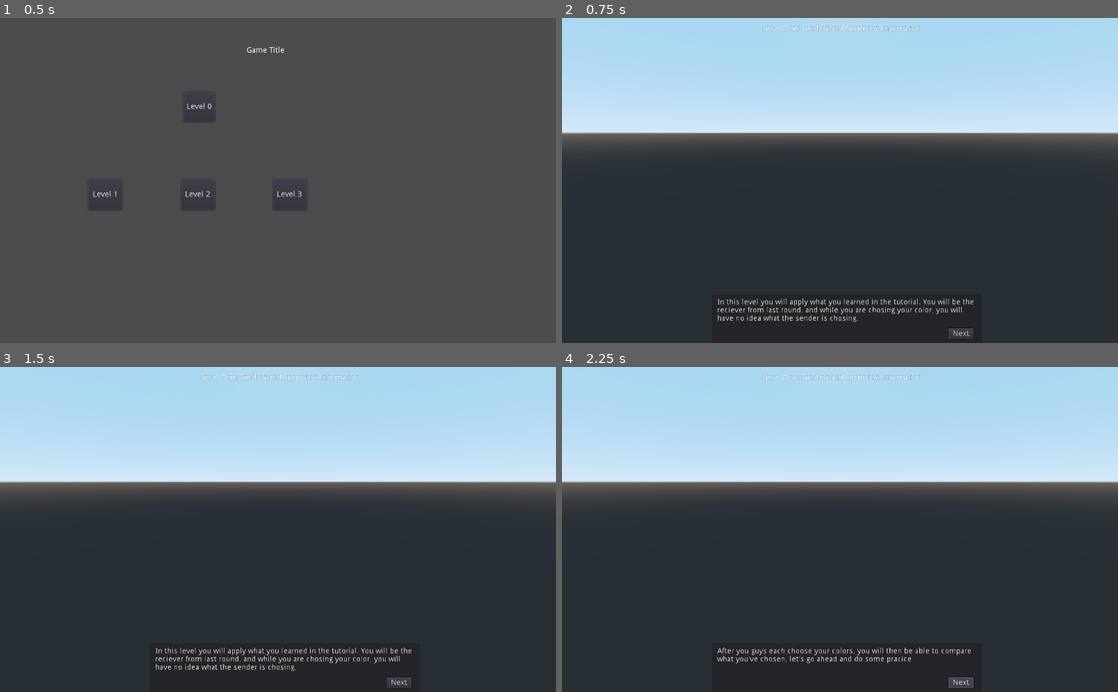
Above: before the commit, frames 1-4 (two rows, left to right).
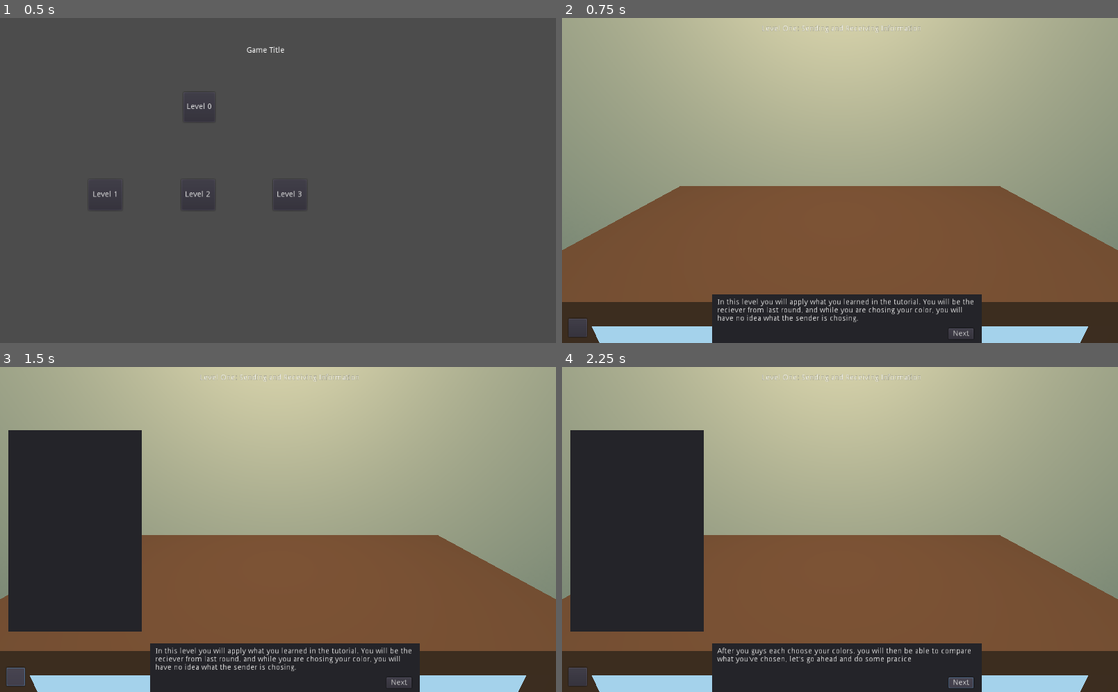
Above: after the commit, the same moments.

Repository: Clockwork-Rat/BB84_Godot
Game: Godot game, scene res://main_menu/main_menu.tscn
The game is run twice, just before and just after one commit, with the same random seed, the same clock (stepped at 60 frames per second) and the same inputs.
Inputs (mouse positions are in pixels of both pictures, inside the frame that each line leads up to):
- Up to frame 1 (0.5 s): no input
- Up to frame 2 (0.75 s): click "Level 1" at 0.5 s
- Up to frame 3 (1.5 s): click (16, 675) at 1.27 s
- Up to frame 4 (2.25 s): click "Next" at 2 s

Frame 1 is identical in both runs. In frame 2, 88% of the frame differs, in the area x 0-100%, y 0-100%; in frame 3, 79%; in frame 4, 78%.
Error after the commit: Invalid call to function 'open' in base '_File'. Expected 2 arguments. (res://main_menu/main_menu.gd:19)

Commit message:
update level one

Diff:
--- a/lvl_0/familiarize_panel.gd
+++ b/lvl_0/familiarize_panel.gd
@@ -7,6 +7,8 @@
 onready var rec_blue = $rec_blue
 onready var rec_green = $rec_green
 onready var result = $result
+
+onready var notebook_panel_text = $"./../notebook_panel/notebook_text"
 
 enum COLOR_STATE {
 	BLUE,
@@ -33,16 +35,41 @@
 		send_number_selected = false
 		rec_color_selected = false
 
+		var temp = 0
+		var run_string = ""
+
+		if send_color_state == COLOR_STATE.BLUE:
+			run_string += "blue "
+		else:
+			run_string += "green "
+
+		if send_number_state == NUMBER_STATE.ZERO:
+			run_string += "0 "
+		else:
+			run_string += "1 "
+
+		if rec_color_state == COLOR_STATE.BLUE:
+			run_string += "blue "
+		else:
+			run_string += "green "
+
+
 		randomize()
 		if send_color_state == rec_color_state:
 			if send_number_state == NUMBER_STATE.ZERO:
 				result.text = "0"
+				run_string += "0 "
 			else:
 				result.text = "1"
+				run_string += "1 "
 		else:
-			var temp = rand_range(0, 2)
+			temp = rand_range(0, 2)
 			temp = floor(temp)
 			result.text = String(temp)
+			run_string += String(temp)
+
+		run_string += "\n"
+		notebook_panel_text.text += run_string
 
 func _on_send_blue_pressed():
 	send_blue.disabled = true
--- a/lvl_0/scene_assets/ui_lvl_0.gd
+++ b/lvl_0/scene_assets/ui_lvl_0.gd
@@ -4,9 +4,12 @@
 onready var first_panel = $familiarize_panel
 onready var quiz_panel = $quiz_panel
 onready var prompt_text = $"prompt_panel/main_text"
+onready var notebook_panel = $notebook_panel
 
 var filepath = "res://lvl_0/scene_assets/tutorial_text.json"
 var json : JSONParseResult
+
+var nb_panel_active = false
 
 enum panel_state {
 	INTRO_STATE,
@@ -24,6 +27,7 @@
 	first_panel.hide()
 	quiz_panel.hide()
 	prompt_text.text = json.result["0"]
+	notebook_panel.hide()
 
 func _on_next_button_pressed():
 	if current_state == panel_state.INTRO_STATE:
@@ -45,3 +49,12 @@
 	prompt_text.text = json.result["3"]
 	quiz_panel.hide()
 	current_state = panel_state.END_STATE
+
+
+func _on_notebook_btn_pressed():
+	if nb_panel_active:
+		notebook_panel.hide()
+		nb_panel_active = false
+	else:
+		notebook_panel.show()
+		nb_panel_active = true
--- a/lvl_0/ui_lvl_0.tscn
+++ b/lvl_0/ui_lvl_0.tscn
@@ -215,6 +215,35 @@
 margin_right = 0.0879822
 margin_bottom = -0.0139999
 text = "0/1"
+
+[node name="notebook_panel" type="Panel" parent="."]
+anchor_left = 0.015
+anchor_top = 0.195
+anchor_right = 0.255
+anchor_bottom = 0.815
+margin_left = -0.360001
+margin_right = -17.12
+margin_bottom = -2.00003
+
+[node name="notebook_text" type="RichTextLabel" parent="notebook_panel"]
+anchor_left = 0.024
+anchor_top = 0.016
+anchor_right = 0.972
+anchor_bottom = 0.978
+margin_left = 0.0959997
+margin_top = 0.0479999
+margin_right = -0.112015
+margin_bottom = 0.18399
+
+[node name="notebook_btn" type="Button" parent="."]
+anchor_left = 0.013
+anchor_top = 0.923
+anchor_right = 0.047
+anchor_bottom = 0.982
+margin_left = -0.312
+margin_top = 0.199951
+margin_right = -0.128002
+margin_bottom = -0.200012
 
 [connection signal="pressed" from="prompt_panel/next_button" to="." method="_on_next_button_pressed"]
 [connection signal="pressed" from="familiarize_panel/send_blue" to="familiarize_panel" method="_on_send_blue_pressed"]
@@ -228,3 +257,4 @@
 [connection signal="pressed" from="quiz_panel/zero_btn" to="quiz_panel" method="_on_zero_btn_pressed"]
 [connection signal="pressed" from="quiz_panel/one_btn" to="quiz_panel" method="_on_one_btn_pressed"]
 [connection signal="pressed" from="quiz_panel/question_btn" to="quiz_panel" method="_on_question_btn_pressed"]
+[connection signal="pressed" from="notebook_btn" to="." method="_on_notebook_btn_pressed"]
--- a/lvl_1/lvl_1.tscn
+++ b/lvl_1/lvl_1.tscn
@@ -1,10 +1,69 @@
-[gd_scene load_steps=2 format=2]
+[gd_scene load_steps=8 format=2]
 
 [ext_resource path="res://lvl_1/lvl_1_ui.tscn" type="PackedScene" id=1]
+[ext_resource path="res://lvl_0/scene_assets/desk_mat.tres" type="Material" id=2]
+[ext_resource path="res://lvl_0/scene_assets/wall_material.tres" type="Material" id=3]
+
+[sub_resource type="CubeMesh" id=1]
+
+[sub_resource type="CubeMesh" id=2]
+
+[sub_resource type="CubeMesh" id=3]
+
+[sub_resource type="CubeMesh" id=4]
 
 [node name="Spatial" type="Spatial"]
 
 [node name="Camera" type="Camera" parent="."]
-transform = Transform( 1, 0, 0, 0, 0.979561, 0.201146, 0, -0.201146, 0.979561, 0, 3.10511, 0.377406 )
+transform = Transform( 1, 0, 0, 0, 0.943985, 0.329987, 0, -0.329987, 0.943985, 0, 2.03755, -1.90594 )
 
 [node name="Control" parent="." instance=ExtResource( 1 )]
+
+[node name="desk" type="Spatial" parent="."]
+transform = Transform( 1, 0, 0, 0, 1, 0, 0, 0, 1, 0, -0.624744, 0 )
+
+[node name="desktop" type="MeshInstance" parent="desk"]
+transform = Transform( 1.433, 0, 0, 0, 0.064, 0, 0, 0, 0.63, 0, 1.86316, -3.22511 )
+mesh = SubResource( 1 )
+skeleton = NodePath("../..")
+material/0 = ExtResource( 2 )
+
+[node name="desk_leg_1" type="MeshInstance" parent="desk/desktop"]
+transform = Transform( 0.031, 0, 0, 0, 8.02801, 0, 0, 0, 0.0610001, -0.875412, -9.18991, 0.832267 )
+mesh = SubResource( 2 )
+skeleton = NodePath("../..")
+material/0 = ExtResource( 2 )
+
+[node name="desk_leg_2" type="MeshInstance" parent="desk/desktop"]
+transform = Transform( 0.031, 0, 0, 0, 8.02801, 0, 0, 0, 0.0610001, 0.875, -9.19, 0.832 )
+mesh = SubResource( 2 )
+skeleton = NodePath("../..")
+material/0 = ExtResource( 2 )
+
+[node name="desk_leg_3" type="MeshInstance" parent="desk/desktop"]
+transform = Transform( 0.031, 0, 0, 0, 8.02801, 0, 0, 0, 0.0610001, -0.875, -9.19, -0.832 )
+mesh = SubResource( 2 )
+skeleton = NodePath("../..")
+material/0 = ExtResource( 2 )
+
+[node name="desk_leg_4" type="MeshInstance" parent="desk/desktop"]
+transform = Transform( 0.031, 0, 0, 0, 8.02801, 0, 0, 0, 0.0610001, 0.875, -9.19, -0.832 )
+mesh = SubResource( 2 )
+skeleton = NodePath("../..")
+material/0 = ExtResource( 2 )
+
+[node name="house" type="Spatial" parent="."]
+transform = Transform( 1, 0, 0, 0, 1, 0, 0, 0, 1, 0, 0, 1.69846 )
+
+[node name="floor" type="MeshInstance" parent="house"]
+transform = Transform( 9.513, 0, 0, 0, 0.153, 0, 0, 0, 4.11, 0, 0.00491637, -2.2545 )
+mesh = SubResource( 3 )
+
+[node name="back_wall" type="MeshInstance" parent="house"]
+transform = Transform( 9.369, 0, 0, 0, 3.249, 0, 0, 0, 0.305, 0, 3.0224, -6.07053 )
+mesh = SubResource( 4 )
+material/0 = ExtResource( 3 )
+
+[node name="OmniLight" type="OmniLight" parent="."]
+transform = Transform( 1, 0, 0, 0, 1, 0, 0, 0, 1, 0, 3.28984, -2.96903 )
+shadow_enabled = true
--- a/lvl_1/lvl_1_ui.gd
+++ b/lvl_1/lvl_1_ui.gd
@@ -4,10 +4,13 @@
 onready var next_button = $prompt_panel/next_btn
 onready var select_panel = $select_panel
 onready var basis_number = $select_panel/select_number
+onready var notebook_text = $notebook_panel/notebook_text
+onready var notebook = $notebook_panel
 
 var filepath = "res://lvl_1/scene_assets/lvl_1_text.json"
 var json : JSONParseResult
 var curr_state = PROMPT_STATE.INTRO_1
+var nb_active = false
 
 enum PROMPT_STATE {
 	INTRO_1,
@@ -24,6 +27,8 @@
 
 var rec_colors_t = []
 var send_colors_t = []
+var sent_bit_t = []
+var rec_bit_t = []
 
 var matching_colors_t = 0
 
@@ -32,6 +37,7 @@
 	file_load.open(filepath, File.READ)
 	json = JSON.parse(file_load.get_as_text())
 	prompt_text.text = json.result["0"]
+	notebook.hide()
 
 	select_panel.hide()
 
@@ -42,6 +48,23 @@
 		select_panel.hide()
 		next_button.disabled = false
 		curr_state = PROMPT_STATE.INTRO_4
+
+		for i in range(rec_colors_t.size()):
+			if send_colors_t[i] == COLOR_STATE.BLUE:
+				notebook_text.text += "blue "
+			else:
+				notebook_text.text += "green "
+
+			#notebook_text.text += (String(sent_bit_t[i]) + " ")
+
+			if rec_colors_t[i] == COLOR_STATE.BLUE:
+				notebook_text.text += "blue "
+			else:
+				notebook_text.text += "green "
+
+			notebook_text.text += (String(rec_bit_t[i]) + "\n")
+
+
 
 func _on_next_btn_pressed():
 
@@ -63,12 +86,18 @@
 func _on_blue_button_pressed():
 	randomize()
 	rec_colors_t.append(COLOR_STATE.BLUE)
+	var tmp_bit = floor(rand_range(0, 2))
+	sent_bit_t.append(tmp_bit)
 
+	randomize()
 	var tmp = floor(rand_range(0, 2))
 	if tmp == 0:
 		send_colors_t.append(COLOR_STATE.BLUE)
+		rec_bit_t.append(tmp_bit)
 		matching_colors_t += 1
 	else:
+		randomize()
+		rec_bit_t.append(floor(rand_range(0, 2)))
 		send_colors_t.append(COLOR_STATE.GREEN)
 
 	basis_number.text = String(matching_colors_t)
@@ -77,12 +106,28 @@
 func _on_green_button_pressed():
 	randomize()
 	rec_colors_t.append(COLOR_STATE.GREEN)
+	var tmp_bit = floor(rand_range(0, 2))
+	sent_bit_t.append(tmp_bit)
 
+	randomize()
 	var tmp = floor(rand_range(0, 2))
 	if tmp == 0:
+		randomize()
+		rec_bit_t.append(floor(rand_range(0, 2)))
 		send_colors_t.append(COLOR_STATE.BLUE)
 	else:
 		send_colors_t.append(COLOR_STATE.GREEN)
+		rec_bit_t.append(tmp_bit)
 		matching_colors_t += 1
 
 	basis_number.text = String(matching_colors_t)
+
+
+
+func _on_notebook_btn_pressed():
+	if nb_active:
+		nb_active = false
+		notebook.hide()
+	else:
+		nb_active = true
+		notebook.show()
--- a/lvl_1/lvl_1_ui.tscn
+++ b/lvl_1/lvl_1_ui.tscn
@@ -99,6 +99,36 @@
 align = 1
 valign = 1
 
+[node name="notebook_btn" type="Button" parent="."]
+anchor_left = 0.012
+anchor_top = 0.925
+anchor_right = 0.045
+anchor_bottom = 0.982
+margin_left = -0.288
+margin_top = -6.10352e-05
+margin_right = -0.0800018
+margin_bottom = -0.200012
+
+[node name="notebook_panel" type="Panel" parent="."]
+anchor_left = 0.015
+anchor_top = 0.195
+anchor_right = 0.255
+anchor_bottom = 0.815
+margin_left = -0.360001
+margin_right = -0.120026
+margin_bottom = -3.05176e-05
+
+[node name="notebook_text" type="RichTextLabel" parent="notebook_panel"]
+anchor_left = 0.024
+anchor_top = 0.016
+anchor_right = 0.972
+anchor_bottom = 0.978
+margin_left = 0.0959997
+margin_top = 0.0479999
+margin_right = -0.112015
+margin_bottom = 0.18399
+
 [connection signal="pressed" from="prompt_panel/next_btn" to="." method="_on_next_btn_pressed"]
 [connection signal="pressed" from="select_panel/blue_button" to="." method="_on_blue_button_pressed"]
 [connection signal="pressed" from="select_panel/green_button" to="." method="_on_green_button_pressed"]
+[connection signal="pressed" from="notebook_btn" to="." method="_on_notebook_btn_pressed"]
--- a/lvl_2/scene_assets/lvl_2_text.json
+++ b/lvl_2/scene_assets/lvl_2_text.json
@@ -1,4 +1,4 @@
 {
-    "0":"Have you been wondering what the equipment on the table is? This is a real example of BB84 in action, this level will show you how it works.",
-    "1":""
+    "0" : "Have you been wondering what the equipment on the table is? This is a real example of BB84 in action, this level will show you how it works.",
+    "1" : ""
 }
--- a/main_menu/main_menu.gd
+++ b/main_menu/main_menu.gd
@@ -4,17 +4,41 @@
 # Declare member variables here. Examples:
 # var a = 2
 # var b = "text"
+onready var lvl_0_btn = $btn_lvl_0
+onready var lvl_1_btn = $btn_lvl_1
+onready var lvl_2_btn = $btn_lvl_2
+onready var lvl_3_btn = $btn_lvl_3
+
+var json_file = "res://persist.json"
+var json : JSONParseResult
 
 
 # Called when the node enters the scene tree for the first time.
 func _ready():
-	pass # Replace with function body.
+	var file = File.new()
+	file.open(json_file)
+	json = JSON.parse(file.get_as_text())
+	file.close()
 
+	var level = int(json.result["level"])
 
-# Called every frame. 'delta' is the elapsed time since the previous frame.
-#func _process(delta):
-#	pass
-
+	if level >= 5:
+		pass #do nothing because all levels are unlocked
+	elif level >= 4:
+		pass #do nothing as level 4 is not yet implemented
+	elif level >= 3:
+		pass # do nothing, as the current highest level is unlocked
+	elif level >= 2:
+		lvl_3_btn.disabled = true
+	elif level >= 1:
+		lvl_3_btn.disabled = true
+		lvl_2_btn.disabled = true
+	elif level >= 0:
+		lvl_1_btn.disabled = true
+		lvl_2_btn.disabled = true
+		lvl_3_btn.disabled = true
+	else:
+		pass #throw an error maybe
 
 func _on_btn_lvl_0_pressed():
 	get_tree().change_scene("res://lvl_0/lvl_0.tscn")
--- /dev/null
+++ b/persist.json
@@ -0,0 +1,3 @@
+{
+    "level":"5"
+}
Empty file added: settings.json
